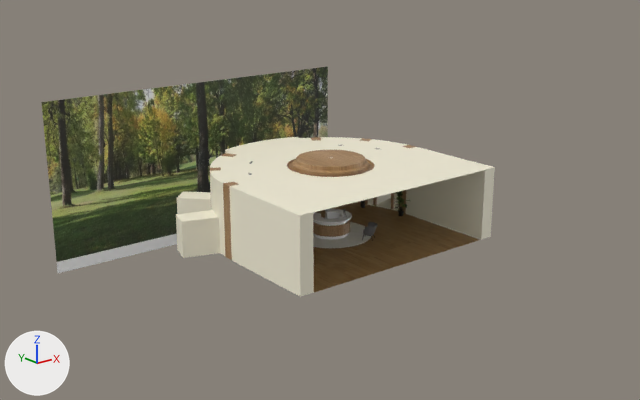
The glTF model public/models/hall.glb: old version first, new version second.
Camera for both pictures: a camera (50 mm lens) standing at (-29.9, -36.4, 16.7) and looking at (-0.2, 0.7, 1.8). The axes (+X, +Y, +Z) are drawn at lower left. The lights are the same throughout. The first picture is the older version. Where no turn or scale is listed for an object, it has been applied to the vertices. Vertices at exactly the same position are counted once.

Names of what the first picture shows: 'Ceil', 'Floor', 'Plane', 'RoundTable', 'Walls', 'Walls.006', 'Walls.007', 'Walls.009', 'model' and 7 more.
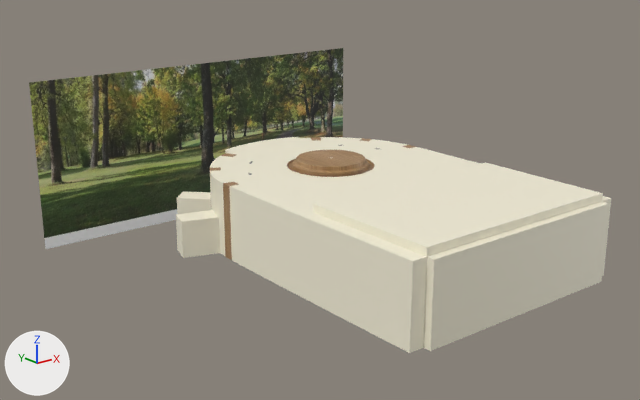
Where the newer file only moved an object's origin or applied its transform, the numbers keep the older frame.

Changed parts and their boxes (x1, y1, x2, y2) in the pictures (640 x 400 px):
```json
{"object": "Walls.009", "change": "reshaped", "before": [229, 147, 495, 297], "after": [229, 147, 611, 353], "on screen": "43% wider, 37% taller"}
{"object": "Plane", "change": "moved, rescaled", "before": [42, 66, 328, 273], "after": [29, 48, 343, 249], "on screen": "10% wider"}
{"part": 1, "of": "me_cylinder_015", "change": "added", "after": [300, 162, 611, 353]}
{"object": "Floor", "change": "unchanged, covered by the edit", "before": [313, 203, 479, 292]}
```

Edits to the scene script, one JSON object a line:
```json
{"block": "me_cylinder_015", "where": "# used by ob_walls_009; location = (0.0, -2.97, 2.0)"}
{"op": "remove", "block": "me_cylinder_015", "code": "me_cylinder_015.from_pydata(...)  # 16 vertices, 20 faces; spans x -6.67..6.67, y -2.97..2.97, z -2.0..2.0"}
{"op": "add", "block": "me_cylinder_015", "code": "me_cylinder_015.from_pydata(...)  # 32 vertices, 58 faces; spans x -6.67..6.67, y -10.66..2.97, z -2.0..2.4"}
{"block": "me_cylinder_015", "change": "me_cylinder_015 part 1: 16 vertices added at x -6.67..6.67, y -10.66..-2.97, z -2.0..2.4"}
{"op": "set", "path": "ob_plane.location", "old": "(-1.94, 10.18, 2.4)", "new": "(1.1, 14.51, 2.57)"}
{"op": "set", "path": "ob_plane.scale", "old": "(10.0, 5.0, 1.0)", "new": "(12.0, 5.2, 1.0)"}
```
